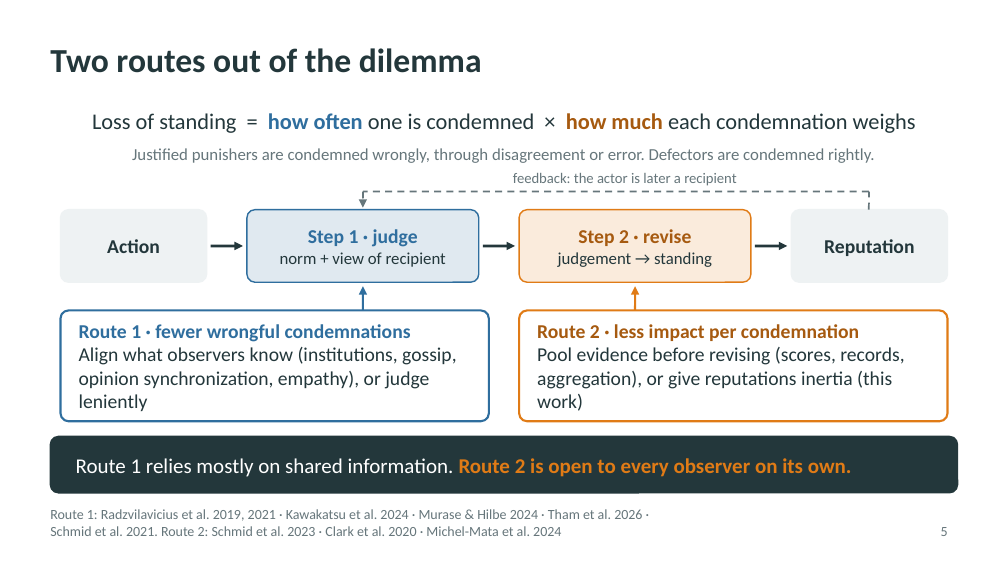
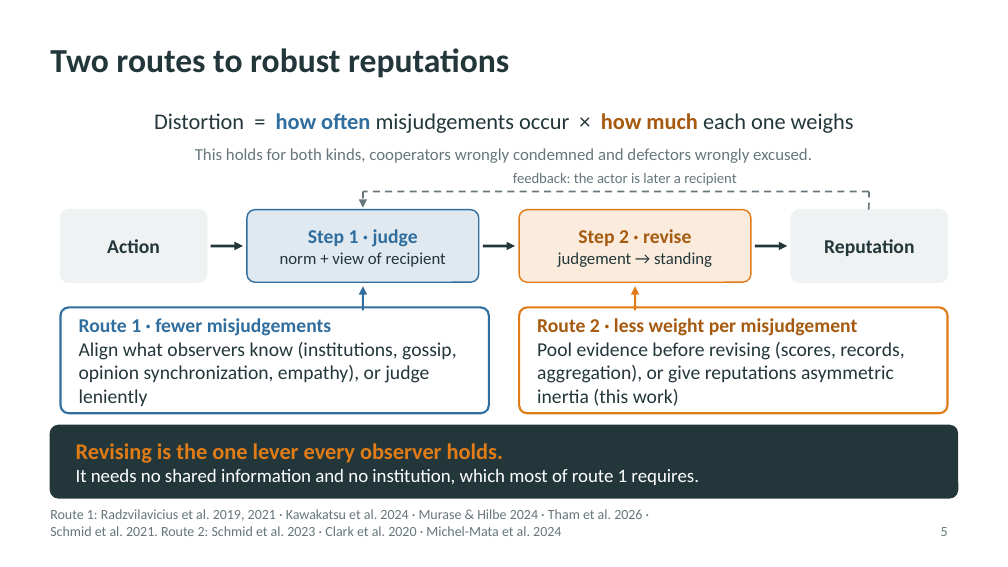
Before and after one commit to JoeWynn7/IR_paper, a slide deck: slide 5 of Slides/IR_motivation_section.pptx. Drawn at 1008x567 pixels with LibreOffice and Linux fonts; fonts in the diff are those of the drawing. Boxes give left, top, right and bottom in pixels: in the first picture for what was removed or moved away, otherwise in the second. Text is boxed around its words. In the diff, an @@ line names an element or a change of style, - is before the commit and + after.

```diff
--- a/Slides/IR_motivation_section.pptx
+++ b/Slides/IR_motivation_section.pptx
@@ title at (x1=50, y1=48, x2=509, y2=78): text changed @@
-Two routes out of the dilemma
+Two routes to robust reputations
@@ text at (x1=154, y1=113, x2=854, y2=133): text changed @@
-Loss of standing = how often one is condemned × how much each condemnation weighs
+Distortion = how often misjudgements occur × how much each one weighs
@@ text at (x1=195, y1=148, x2=812, y2=163): text changed @@
-Justified punishers are condemned wrongly, through disagreement or error. Defectors are condemned rightly.
+This holds for both kinds, cooperators wrongly condemned and defectors wrongly excused.
@@ rounded rectangle resized from (x1=60, y1=310, x2=489, y2=421) to (x1=60, y1=307, x2=489, y2=413) @@
@@ text at (x1=79, y1=318, x2=332, y2=336): text changed @@
-Route 1 · fewer wrongful condemnations
+Route 1 · fewer misjudgements
@@ proportions changed in 3 elements at (x1=50, y1=425, x2=958, y2=498), (x1=60, y1=307, x2=489, y2=413), (x1=519, y1=307, x2=948, y2=413) @@
@@ rounded rectangle resized from (x1=519, y1=310, x2=948, y2=421) to (x1=519, y1=307, x2=948, y2=413) @@
@@ text at (x1=537, y1=318, x2=904, y2=406): text changed @@
-Route 2 · less impact per condemnation
-Pool evidence before revising (scores, records, aggregation), or give reputations inertia (this work)
+Route 2 · less weight per misjudgement
+Pool evidence before revising (scores, records, aggregation), or give reputations asymmetric inertia (this work)
@@ rounded rectangle resized from (x1=50, y1=436, x2=958, y2=493) to (x1=50, y1=425, x2=958, y2=498) @@
@@ text at (x1=76, y1=443, x2=699, y2=485): text changed; size 15 to 13.5 pt @@
-Route 1 relies mostly on shared information. Route 2 is open to every observer on its own.
+Revising is the one lever every observer holds.
+It needs no shared information and no institution, which most of route 1 requires.
```
Also in this commit, not shown: 3 other slides changed, 2 slides added, 2 slides removed, 2 other files.
